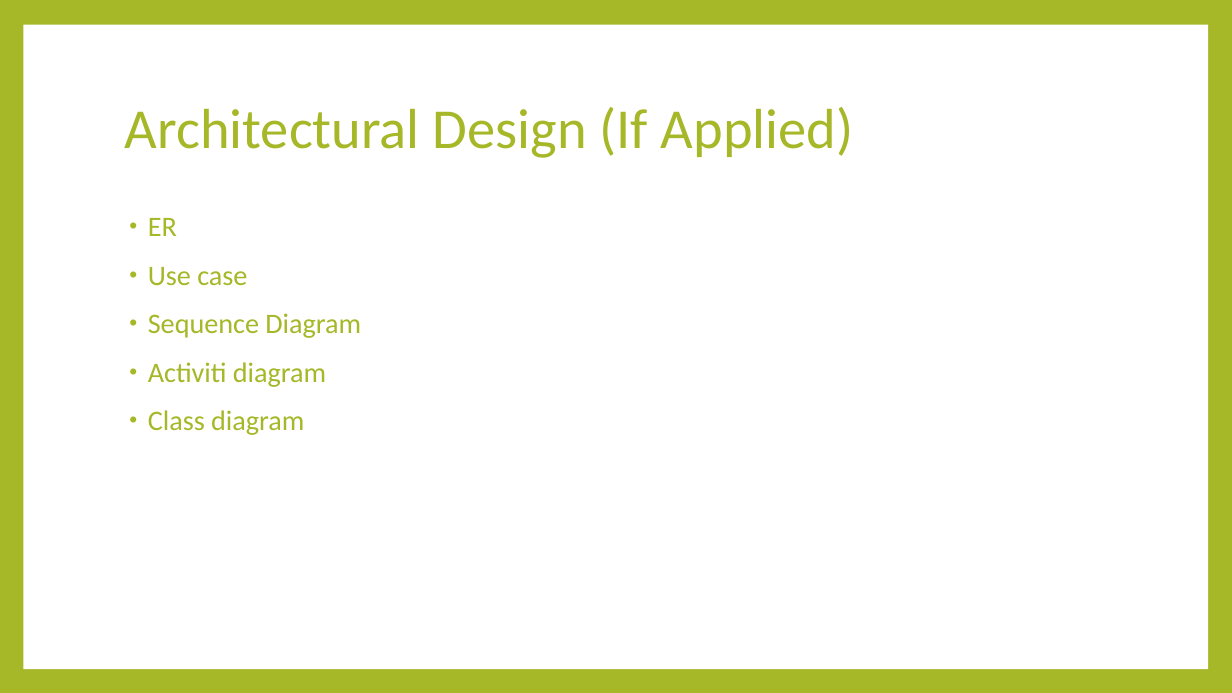
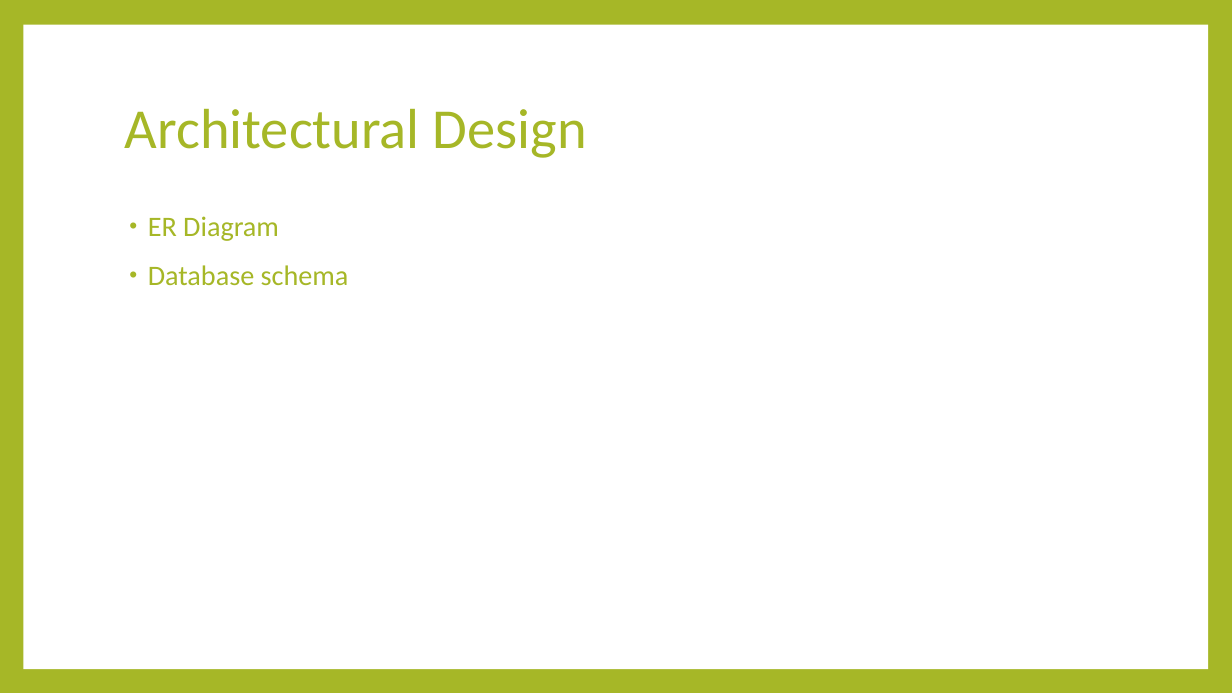
Before and after one commit to ErkkilaT/Ohjelmistotuotantoprojekti, a slide deck: slide 8 of doc/Team 10 Presentation.pptx. Drawn at 1232x693 pixels with LibreOffice and Linux fonts; fonts in the diff are those of the drawing. Boxes give left, top, right and bottom in pixels: in the first picture for what was removed or moved away, otherwise in the second. Text is boxed around its words. In the diff, an @@ line names an element or a change of style, - is before the commit and + after.

```diff
--- a/doc/Team 10 Presentation.pptx
+++ b/doc/Team 10 Presentation.pptx
@@ title at (x1=125, y1=108, x2=587, y2=158): text changed @@
-Architectural Design (If Applied)
+Architectural Design
@@ text at (x1=148, y1=216, x2=349, y2=285): text changed @@
-• ER
-• Use case
-• Sequence Diagram
-• Activiti diagram
-• Class diagram
+• ER Diagram
+• Database schema
```
Also in this commit, not shown: 6 other slides changed, 1 slide added.
